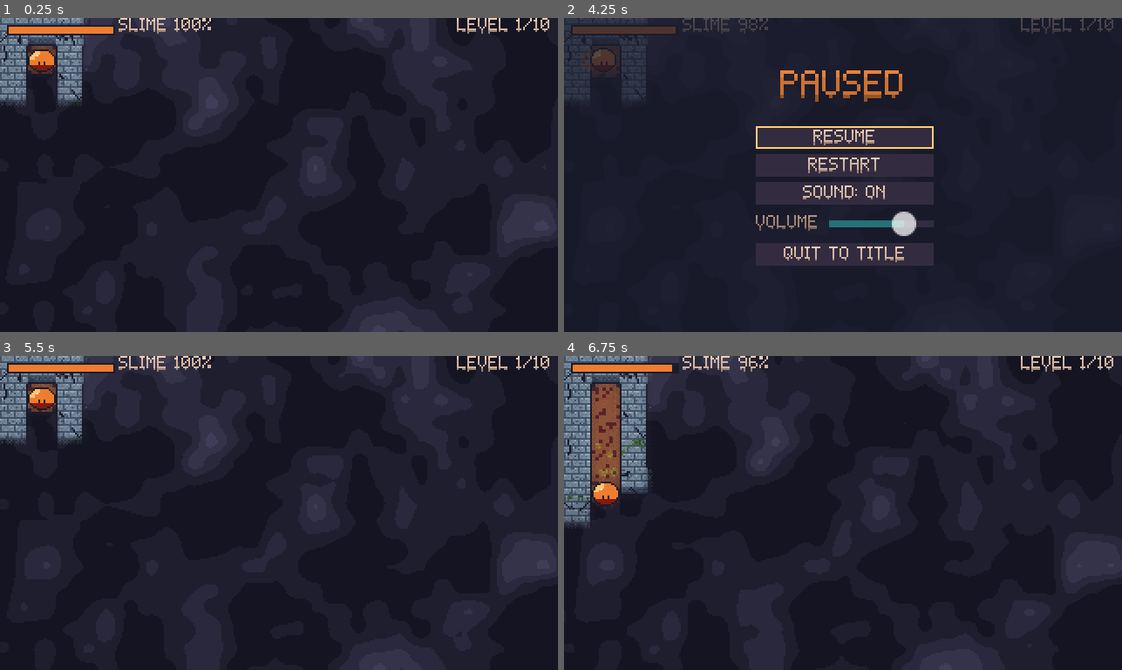
Above: before the commit, frames 1-4 (two rows, left to right).
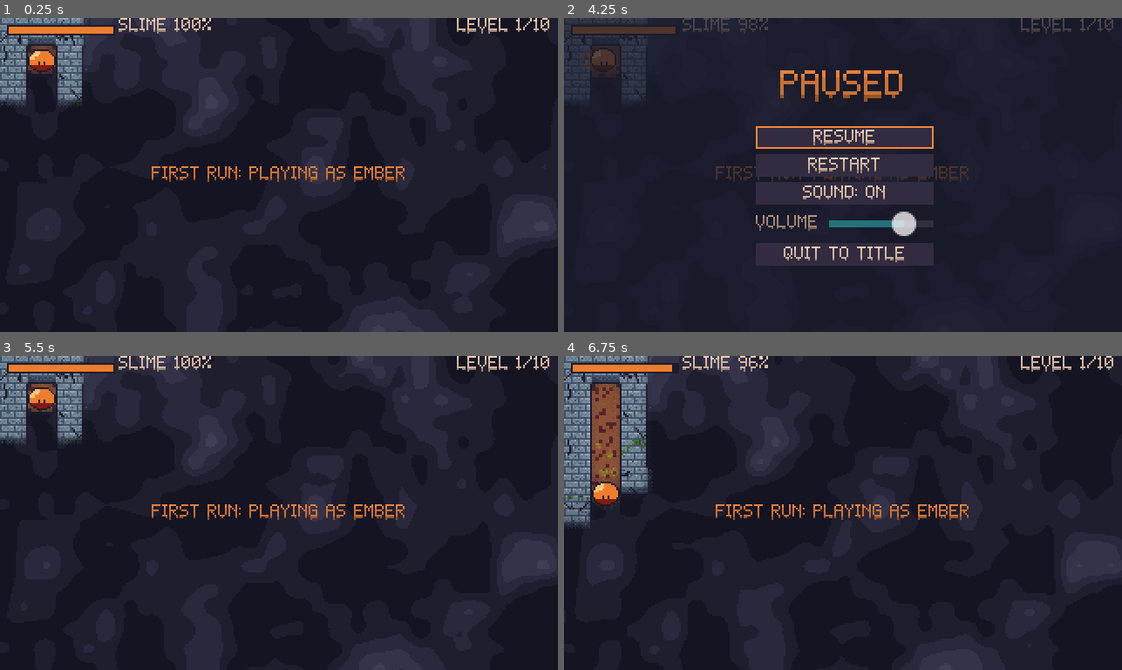
Above: after the commit, the same moments.

Repository: AveryBlue-GD/slime-time
Game: Godot game, scene res://scenes/main.tscn
The game is run twice, just before and just after one commit, with the same random seed, the same clock (stepped at 60 frames per second) and the same inputs. This scene is started directly instead of the project's main scene.
Inputs (mouse positions are in pixels of both pictures, inside the frame that each line leads up to):
- Up to frame 1 (0.25 s): no input
- Up to frame 2 (4.25 s): tap Enter at 0.5 s; move the mouse to (965, 159) at 0.52 s; hold D (move_right) 0.53-1.25 s; tap J at 0.6, 2.1, 3.6 s; click (965, 159) at 0.67 s; tap Space (jump) at 0.77, 3.77 s; drag from (731, 190) to (815, 237) at 1.27 s; tap R (restart) at 2, 2.75, 3.5 s; move the mouse to (898, 105) at 2.02 s; hold D (move_right) 2.03-2.75 s; drag from (815, 237) to (675, 127) at 2.77 s; move the mouse to (1010, 222) at 3.52 s; hold A (move_left) from 3.53 s (still down); tap Escape (menu) at 4.15 s
- Up to frame 3 (5.5 s): release A (move_left) at 4.25 s; click "RESTART" at 4.25 s; tap R (restart) at 5 s; drag from (111, 465) to (195, 434) at 5.02 s
- Up to frame 4 (6.75 s): tap R (restart) at 5.75 s; move the mouse to (870, 513) at 5.77 s; hold S (move_down) 5.78-6.5 s; tap J at 5.85 s; click (870, 513) at 5.92 s; drag from (759, 434) to (731, 528) at 6.52 s

The runs differ from the first frame. In frame 1, 0.7% of the frame differs, in the area x 27-73%, y 47-53%; in frame 2, 0.8%, in the area x 27-73%, y 34-53%; in frame 3, 0.7%; in frame 4, 0.7%.

Commit message:
Skin-colored button outline; first runs use the newest earned skin
- The selected-button outline follows the skin (cycles with rainbow)
- A story level's first run is played in the skin earned by clearing the
  level before it (Ember for level 1); replays and the randomizer use
  the selected skin. The HUD announces it and the skins screen explains it
- Progress.skin_override lets the level's forced skin drive the slime,
  trail, meter and text colors while it runs

Co-Authored-By: Claude Opus 5.5 <noreply@anthropic.com>

Diff:
--- a/scripts/game.gd
+++ b/scripts/game.gd
@@ -62,6 +62,8 @@
 const RAINBOW_TRAIL_SPEED := 0.08
 const CLEAR := Color(0, 0, 0, 0)
 const TITLE_SCENE := "res://scenes/title.tscn"
+## Seconds the "first run: playing as ..." notice stays up.
+const FORCED_SKIN_NOTICE := 2.5
 const VICTORY_SCENE := "res://scenes/victory.tscn"
 ## Screen shake on a splat: lasts SHAKE_TIME, up to SHAKE_MAX px for a full-power leap.
 const SHAKE_TIME := 0.25
@@ -130,7 +132,10 @@
 	var path_tiles: float = maze.goal_steps * MazeGenerator.CELL_SPAN - grab_reach / TILE
 	slime_cost_per_tile = config.target * 100.0 / path_tiles
 
+	var forced := ""
 	if progress:
+		forced = "" if is_random() else progress.forced_skin_for(level)
+		progress.skin_override = forced
 		skin_color = progress.skin_color()
 		glow_radius = progress.glow_amount() * GLOW_MAX_RADIUS
 		rainbow = progress.is_rainbow()
@@ -140,6 +145,9 @@
 	slime.apply_skin(skin_color, rainbow)
 	hud.set_skin_color(skin_color, rainbow)
 
+	if forced != "":
+		hud.flash_message("FIRST RUN: PLAYING AS %s" % Skins.display_name(forced), FORCED_SKIN_NOTICE)
+
 	_build_tiles(config.seed, config.get("tile_level", level))
 	_build_overlays()
 
@@ -156,6 +164,11 @@
 
 	_paint_goo(slime.position, TRAIL_RADIUS)
 	_flush_textures()
+
+
+func _exit_tree() -> void:
+	if progress:
+		progress.skin_override = ""
 
 
 func is_random() -> bool:
--- a/scripts/hud.gd
+++ b/scripts/hud.gd
@@ -76,6 +76,14 @@
 		fill.color = goo_color
 
 
+## Shows a message for a few seconds (unless something else replaces it meanwhile).
+func flash_message(text: String, seconds: float) -> void:
+	show_message(text)
+	await get_tree().create_timer(seconds).timeout
+	if is_instance_valid(message) and message.text == text:
+		message.visible = false
+
+
 func show_message(text: String) -> void:
 	message.text = text
 	message.visible = true
--- a/scripts/progress.gd
+++ b/scripts/progress.gd
@@ -42,6 +42,9 @@
 var randoms_won := 0
 ## Set by debug flags so a test session never overwrites the real save.
 var saving_enabled := true
+## Not saved: a skin the current level forces (its first run is played in the newest skin earned).
+## While set, it replaces the selected skin everywhere (slime, trail, HUD, menus).
+var skin_override := ""
 
 
 func _ready() -> void:
@@ -134,24 +137,37 @@
 	return Skins.is_unlocked(id, levels_cleared, randoms_won)
 
 
-## True when the rainbow skin is selected (and unlocked).
+## The skin in use right now: a level's forced first-run skin, else the selected one.
+func active_skin() -> String:
+	return skin_override if skin_override != "" else selected_skin
+
+
+## Skin a story level must be played in, or "" for free choice: a level's first run (before it
+## has ever been cleared) uses the skin just earned by clearing the level before it (Ember for
+## level 1). Once the level is cleared, replays use whatever skin is selected.
+func forced_skin_for(level: int) -> String:
+	return Skins.skin_for_level(level - 1) if level > levels_cleared else ""
+
+
+## True when the rainbow skin is in use (and unlocked).
 func is_rainbow() -> bool:
-	return selected_skin == Skins.RAINBOW and is_skin_unlocked(Skins.RAINBOW)
+	return active_skin() == Skins.RAINBOW and is_skin_unlocked(Skins.RAINBOW)
 
 
 func skin_color() -> Color:
-	if not is_skin_unlocked(selected_skin):
+	var id := active_skin()
+	if skin_override == "" and not is_skin_unlocked(id):
 		return Skins.get_preset(Skins.DEFAULT).color
-	if selected_skin == Skins.RAINBOW:
+	if id == Skins.RAINBOW:
 		return Skins.RAINBOW_BASE
-	if selected_skin == Skins.CUSTOM:
+	if id == Skins.CUSTOM:
 		return custom_color
-	return Skins.get_preset(selected_skin).color
+	return Skins.get_preset(id).color
 
 
 ## Glow strength in play: only the custom skin glows, and only once the game is beaten.
 func glow_amount() -> float:
-	if selected_skin == Skins.CUSTOM and is_skin_unlocked(Skins.CUSTOM):
+	if active_skin() == Skins.CUSTOM and is_skin_unlocked(Skins.CUSTOM):
 		return glow
 	return 0.0
 
--- a/scripts/skins.gd
+++ b/scripts/skins.gd
@@ -62,6 +62,17 @@
 	return get_preset(id).get("name", "")
 
 
+## Id of the skin that clearing `level` unlocks (level 0 = the starting skin). The next level's
+## first run is played in it, to show off the reward.
+static func skin_for_level(level: int) -> String:
+	if level >= Levels.COUNT:
+		return CUSTOM
+	for preset: Dictionary in PRESETS:
+		if preset.unlock == level:
+			return preset.id
+	return DEFAULT
+
+
 ## Display name of the skin that clearing `level` unlocks ("" if none).
 static func unlocked_by_level(level: int) -> String:
 	if level == Levels.COUNT:
--- a/scripts/ui/skin_text.gd
+++ b/scripts/ui/skin_text.gd
@@ -3,7 +3,8 @@
 
 ## Colors text from the equipped skin: titles get a bright version of the skin color, body text a
 ## pale tint, hints a muted one. Applies to every label in the "skin_text" group (UIKit.make_label
-## and the HUD put them there) and to button text in `theme_owner`'s theme.
+## and the HUD put them there) and to button text and the selected-button outline in
+## `theme_owner`'s theme.
 ## With the rainbow skin the colors keep cycling, offset by each label's position so the rainbow
 ## sweeps across the screen.
 
@@ -46,6 +47,10 @@
 		var button_base := rainbow_color(_time, 160.0) if rainbow else base
 		for color_name: String in BUTTON_COLORS:
 			theme_owner.theme.set_color(color_name, "Button", color_for(ROLE_TEXT, button_base))
+		# The outline around the selected (focused) button glows in the skin's title color.
+		var focus := theme_owner.theme.get_stylebox("focus", "Button") as StyleBoxFlat
+		if focus:
+			focus.border_color = color_for(ROLE_TITLE, button_base)
 
 
 ## Text color for a role, built from a skin color (kept bright enough to read on dark).
--- a/scripts/ui/skins_screen.gd
+++ b/scripts/ui/skins_screen.gd
@@ -40,6 +40,9 @@
 	add_child(status)
 
 	_build_custom_panel()
+	var rule := UIKit.make_label("NEW LEVELS ARE FIRST PLAYED IN YOUR NEWEST SKIN", 8, UIKit.TEXT_DIM)
+	rule.position = Vector2(50, 167)
+	add_child(rule)
 	UIKit.add_back_button(self)
 	_refresh()
 	tiles[Progress.selected_skin].grab_focus()
--- a/tests/test_rainbow.gd
+++ b/tests/test_rainbow.gd
@@ -54,6 +54,7 @@
 	await _stop_running(game)
 
 	# --- Rainbow look
+	progress.levels_cleared = 1  # level 1 already cleared, so its skin isn't forced
 	progress.select_skin(Skins.RAINBOW)
 	_check(progress.is_rainbow(), "rainbow can be selected once unlocked")
 	game = MAIN.instantiate()
--- /dev/null
+++ b/tests/test_skin_rules.gd
@@ -0,0 +1,80 @@
+extends SceneTree
+
+## First-run skin rule: a story level's first run is played in the skin just earned by clearing
+## the level before it (Ember for level 1); after a level is cleared, replays use the selected
+## skin, and the randomizer always does. Uses a throwaway save file.
+## Run: .\tools\godot.ps1 --path . --headless --fixed-fps 60 --quit-after 20000 -s res://tests/test_skin_rules.gd
+
+const MAIN := preload("res://scenes/main.tscn")
+
+var failures := 0
+var progress: Node
+
+
+func _initialize() -> void:
+	await process_frame
+	progress = root.get_node("Progress")
+	progress.save_path = "user://test_save.cfg"
+	progress.randoms_won = 0
+
+	# Brand-new player: level 1 is played in Ember (the original orange).
+	progress.levels_cleared = 0
+	progress.selected_skin = Skins.DEFAULT
+	var game := await _spawn({level = 1})
+	_check(game.skin_color == _color("ember") and progress.skin_override == "ember", "level 1's first run is played as Ember")
+	_check("PLAYING AS EMBER" in game.hud.message.text, "the HUD says which skin the first run uses")
+	game.free()
+	_check(progress.skin_override == "", "leaving the level lifts the forced skin")
+
+	# Cleared levels 1-2 (earned Lime and Ocean) with Ember selected.
+	progress.levels_cleared = 2
+	progress.select_skin("ember")
+	game = await _spawn({level = 3})
+	_check(game.skin_color == _color("ocean"), "level 3's first run is played in Ocean, earned by clearing level 2")
+	var slime_mid: Color = (game.slime.sprite.material as ShaderMaterial).get_shader_parameter("mid")
+	_check(slime_mid.is_equal_approx(Skins.shades(_color("ocean")).mid), "the slime itself wears the forced skin")
+	game.free()
+
+	game = await _spawn({level = 2})
+	_check(game.skin_color == _color("ember"), "replaying a cleared level uses the selected skin (Ember)")
+	game.free()
+	progress.select_skin("lime")
+	game = await _spawn({level = 1})
+	_check(game.skin_color == _color("lime"), "...and switching skins applies on replays (Lime)")
+	game.free()
+
+	# Level 10's first run is played in Shadow (earned by level 9).
+	progress.levels_cleared = 9
+	game = await _spawn({level = 10})
+	_check(game.skin_color == _color("shadow"), "level 10's first run is played in Shadow")
+	game.free()
+
+	# The randomizer never forces a skin.
+	progress.levels_cleared = 0
+	progress.selected_skin = Skins.DEFAULT
+	game = await _spawn({random_seed = 4242})
+	_check(progress.skin_override == "" and game.skin_color == _color("ember"), "the randomizer keeps the selected skin")
+	game.free()
+
+	DirAccess.remove_absolute(ProjectSettings.globalize_path("user://test_save.cfg"))
+	print("RESULT: %s" % ("PASS" if failures == 0 else "FAIL (%d)" % failures))
+	quit(1 if failures else 0)
+
+
+func _spawn(settings: Dictionary) -> Node2D:
+	var game: Node2D = MAIN.instantiate()
+	for key: String in settings:
+		game.set(key, settings[key])
+	root.add_child(game)
+	await physics_frame
+	return game
+
+
+func _color(id: String) -> Color:
+	return Skins.get_preset(id).color
+
+
+func _check(ok: bool, label: String) -> void:
+	print(("  ok   " if ok else "  FAIL ") + label)
+	if not ok:
+		failures += 1
Not shown, changed: CLAUDE.md
